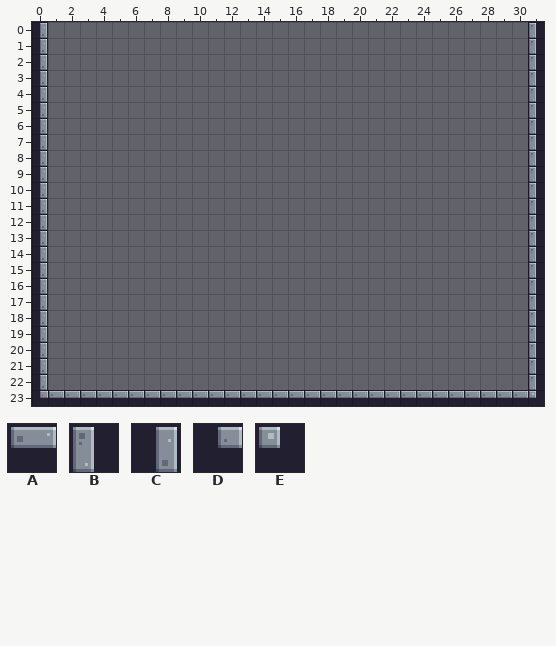
Two versions of a level (Tiled map (JSON), src/levels/level04.zmap.json). Above, as it was before the edit.
Cells are 16x16 px. Shown: x 0..31, y 0..23.
Key: from "tileset": A 1, B 22, C 24, D 25, E 26.
_ is an empty cell.
Layer "Tile Layer 1" before, first column x 0:
 0 C______________________________B
 1 C______________________________B
 2 C______________________________B
 3 C______________________________B
 4 C______________________________B
 5 C______________________________B
 6 C______________________________B
 7 C______________________________B
 8 C______________________________B
 9 C______________________________B
10 C______________________________B
11 C______________________________B
12 C______________________________B
13 C______________________________B
14 C______________________________B
15 C______________________________B
16 C______________________________B
17 C______________________________B
18 C______________________________B
19 C______________________________B
20 C______________________________B
21 C______________________________B
22 C______________________________B
23 DAAAAAAAAAAAAAAAAAAAAAAAAAAAAAAE
After:
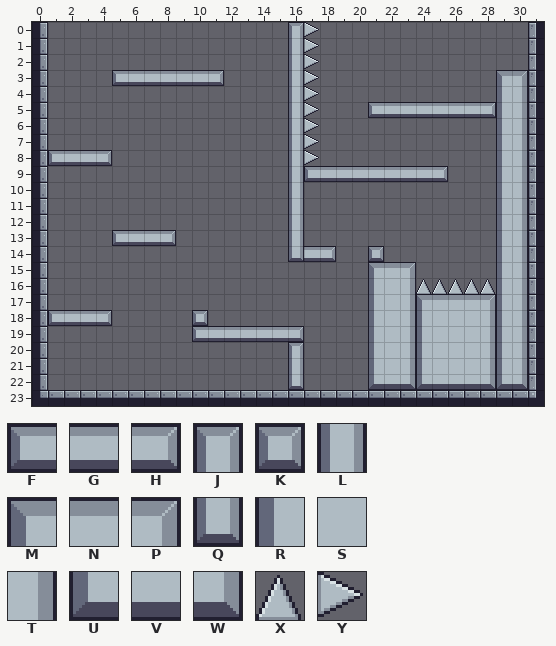
Further tiles: from "tileset": F 100, G 101, H 102, J 103, K 122, L 125, M 144, N 145, P 146, Q 147, R 166, S 167, T 168, U 188, V 189, W 190, X 264, Y 267.
The edit:
Changed rows in their new state; . is an unchanged cell.
Layer "Tile Layer 1":
first column x 1:
 0 ...............JY.............
 1 ...............LY.............
 2 ...............LY.............
 3 ....FGGGGGH....LY...........MP
 4 ...............LY...........RT
 5 ...............LY...FGGGGGGHRT
 6 ...............LY...........RT
 7 ...............LY...........RT
 8 FGGH...........LY...........RT
 9 ...............LFGGGGGGGH...RT
10 ...............L............RT
11 ...............L............RT
12 ...............L............RT
13 ....FGGH.......L............RT
14 ...............QGH..K.......RT
15 ....................MNP.....RT
16 ....................RSTXXXXXRT
17 ....................RSTMNNNPRT
18 FGGH.....K..........RSTRSSSTRT
19 .........FGGGGGH....RSTRSSSTRT
20 ...............J....RSTRSSSTRT
21 ...............L....RSTRSSSTRT
22 ...............Q....UVWUVVVWUW
Boxes around the changes in both pictures, in picture pixels (x1, y1, x2, y2):
added: (112, 22, 528, 390)
added: (48, 150, 112, 166)
added: (48, 310, 112, 326)
